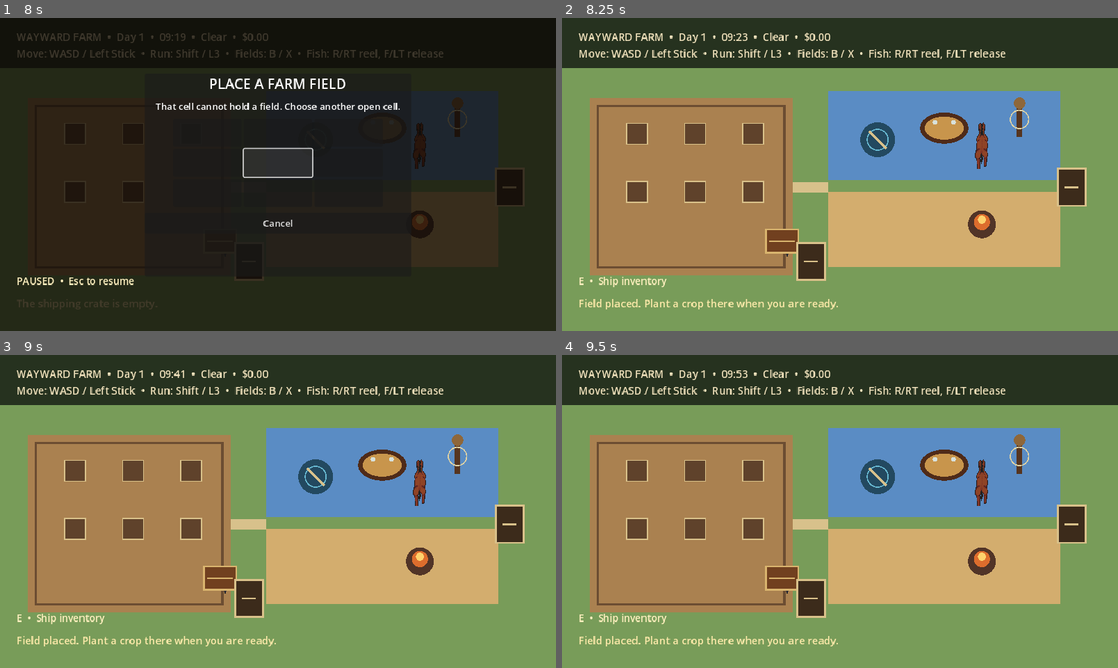
Above: before the commit, frames 1-4 (two rows, left to right).
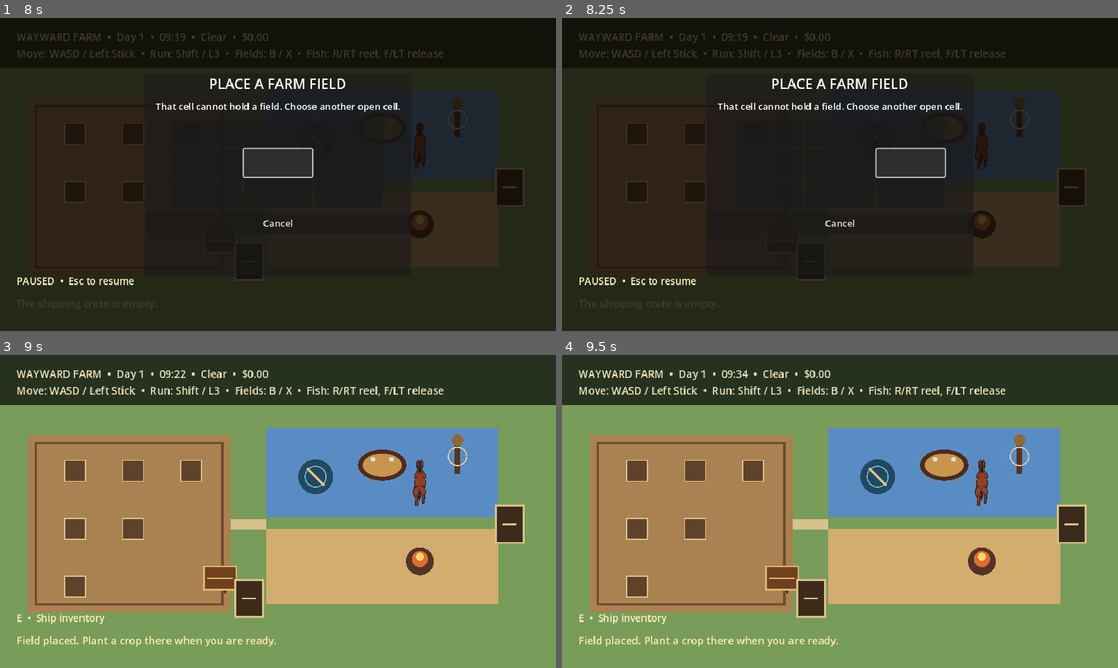
Above: after the commit, the same moments.

Repository: DocDamage/mahjongRPG
Game: Godot game, scene res://src/bootstrap/bootstrap.tscn
Same seed, same stepped clock (60 frames per second), same inputs: the game is played once before the commit and once after it.
Inputs (mouse positions are in pixels of both pictures, inside the frame that each line leads up to):
- Up to frame 1 (8 s): click "Start at Wayward Farm" at 0.5 s; tap Enter at 1.25 s; move the mouse to (400, 158) at 1.27 s; hold D (move_right) 1.28-2.03 s; hold R (fish_reel) 1.28-2.03 s; click (400, 158) at 1.42 s; tap Space at 1.52, 2.27, 5.75, 6.02 s; tap F (fish_release) at 1.55, 2.1 s; move the mouse to (166, 190) at 2.02 s; hold S (move_down) 2.03-2.78 s; tap E (interact) at 2.3 s; move the mouse to (333, 105) at 2.77 s; hold D (move_right) 2.78-3.5 s; hold E (interact) 2.78-3.5 s; tap B (place_field) at 3.05, 5.85 s; click (205, 146) at 3.5 s; click (278, 133) at 4.25 s; click (350, 133) at 5 s; move the mouse to (250, 237) at 5.77 s; hold W (move_up) 5.78-6.5 s; click (250, 237) at 5.92 s; tap Shift (run) at 6.05 s; click (205, 161) at 6.5 s; click (278, 161) at 7.25 s
- Up to frame 2 (8.25 s): click (912, 161) at 8 s
- Up to frame 3 (9 s): click (205, 530) at 8.77 s
- Up to frame 4 (9.5 s): no input

Frame 1 is identical in both runs. In frame 2, 100% of the frame differs, in the area x 0-100%, y 0-100%; in frame 3, 0.6%; in frame 4, 0.6%.
Error in both runs: Cannot call method 'get_children' on a null value. (res://src/farm/farm_placement_menu.gd:102)

Commit message:
Protect Wayward Farm routes from placement

Diff:
--- a/src/core/game_session.gd
+++ b/src/core/game_session.gd
@@ -219,6 +219,8 @@
 	if farm != null:
 		return farm
 	var grid = FarmGrid.new(Rect2i(0, 0, 3, 3))
+	grid.set_required_path([Vector2i(2, 1)])
+	grid.set_blocked(Vector2i(2, 2))
 	farm = FarmService.new(grid)
 	for field_cell in [Vector2i(0, 0), Vector2i(1, 0), Vector2i(0, 1), Vector2i(1, 1)]:
 		farm.place_field(field_cell)
--- a/tests/unit/test_game_session.gd
+++ b/tests/unit/test_game_session.gd
@@ -18,6 +18,8 @@
 	session.complete_mahjong_match()
 	if session.minute_of_day != 575:
 		failures.append("a Mahjong match should cost 90 minutes")
+	if session.farm.place_field(Vector2i(2, 1)) != ERR_UNAVAILABLE or session.farm.place_field(Vector2i(2, 2)) != ERR_ALREADY_EXISTS:
+		failures.append("Wayward Farm should protect its route and permanent-object cells from placement")
 	session.record_player_state("res://src/world/wayward_farm.tscn", Vector2(123, 234))
 	session.set_tutorial_step(&"tenderfoot", 4)
 	var weather_session = GameSessionScript.new()
